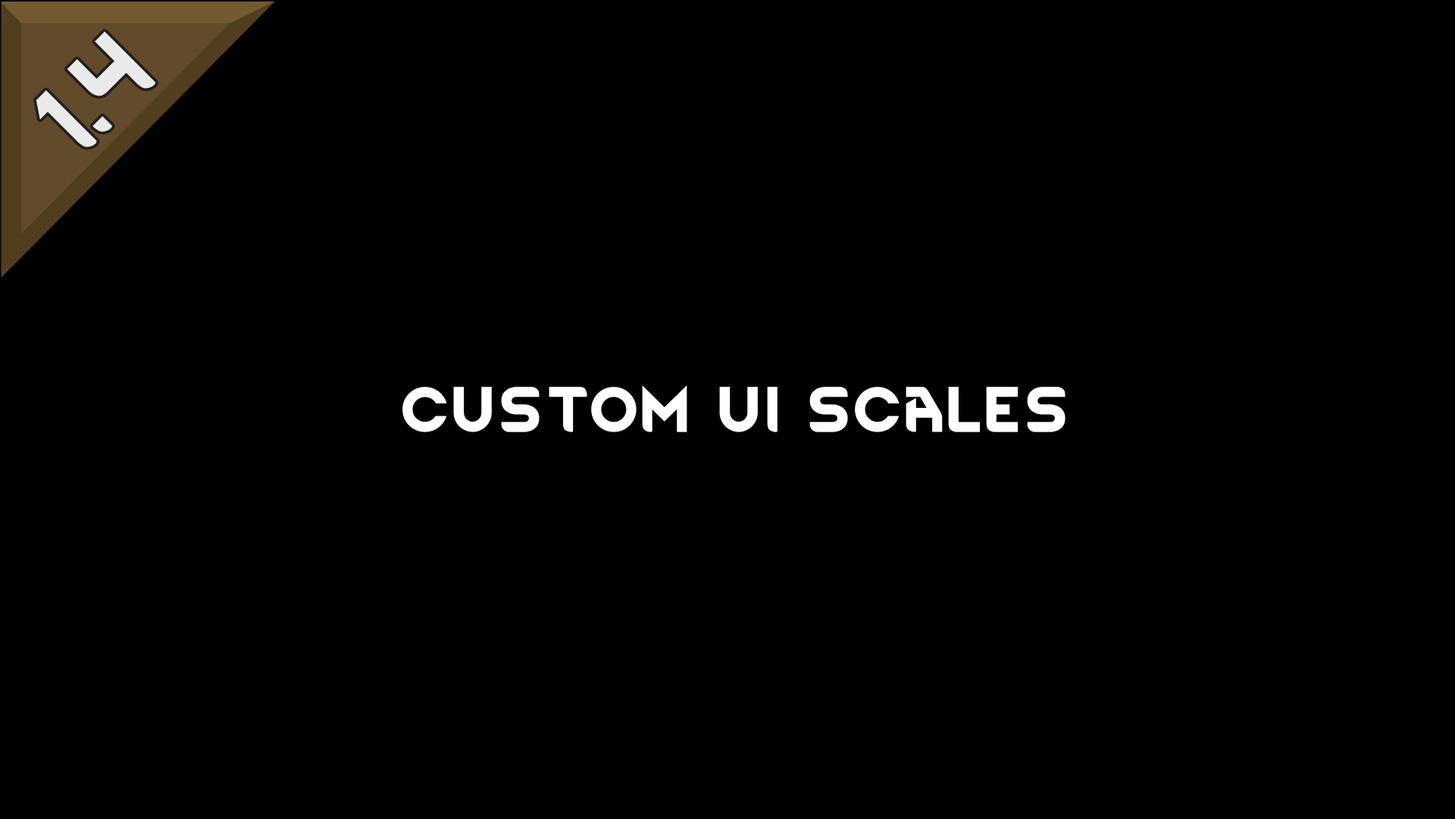
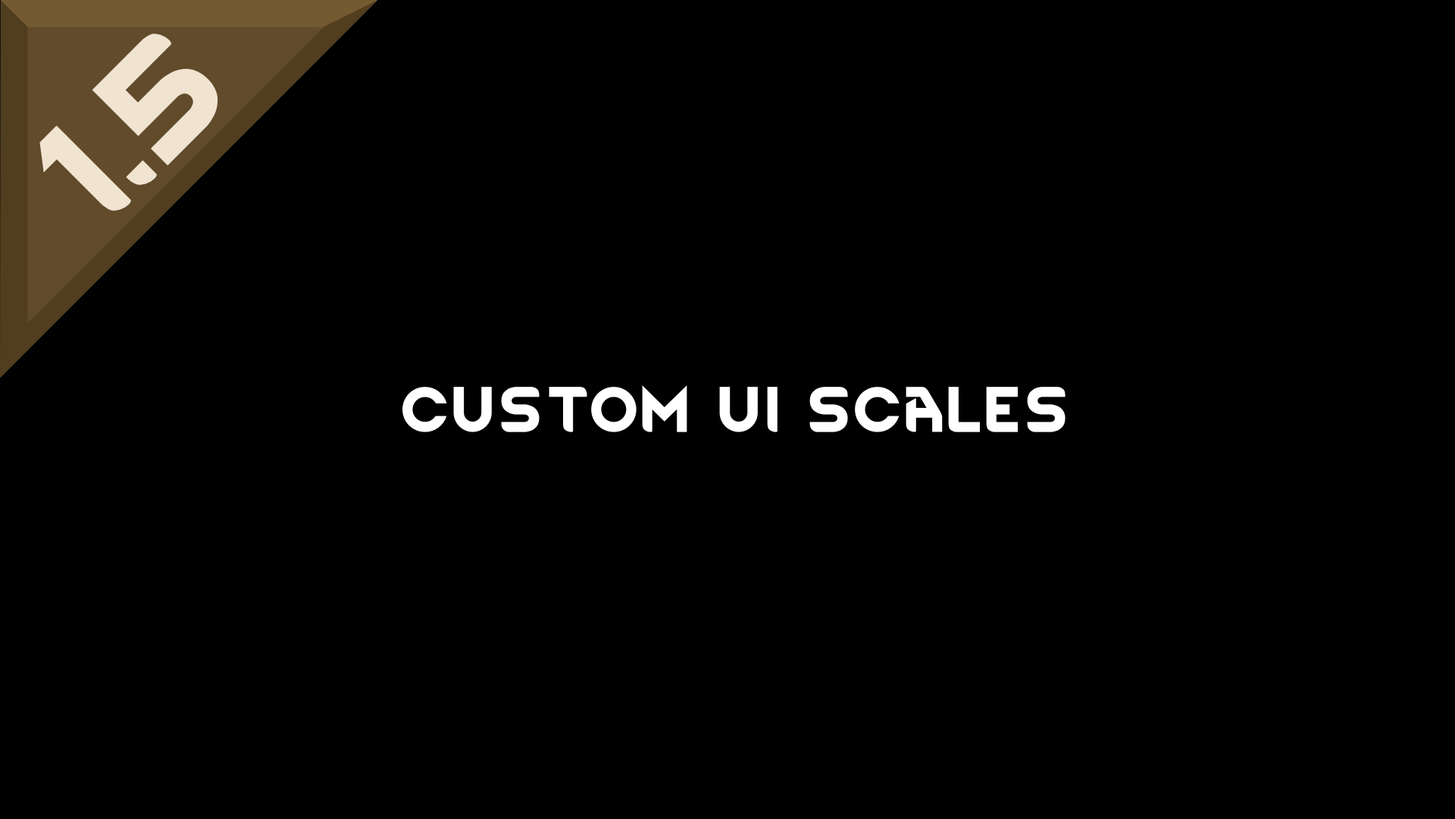
The second w=1455, h=819 image is a revision of the first. Changes to its layers:
added layer "Paint Layer 3 (pasted)" above "1.4.png" over bbox(0, 0, 379, 379)
painted on "1.4.png" over bbox(0, 0, 332, 334)
painted on "Background" over bbox(0, 0, 379, 379)
